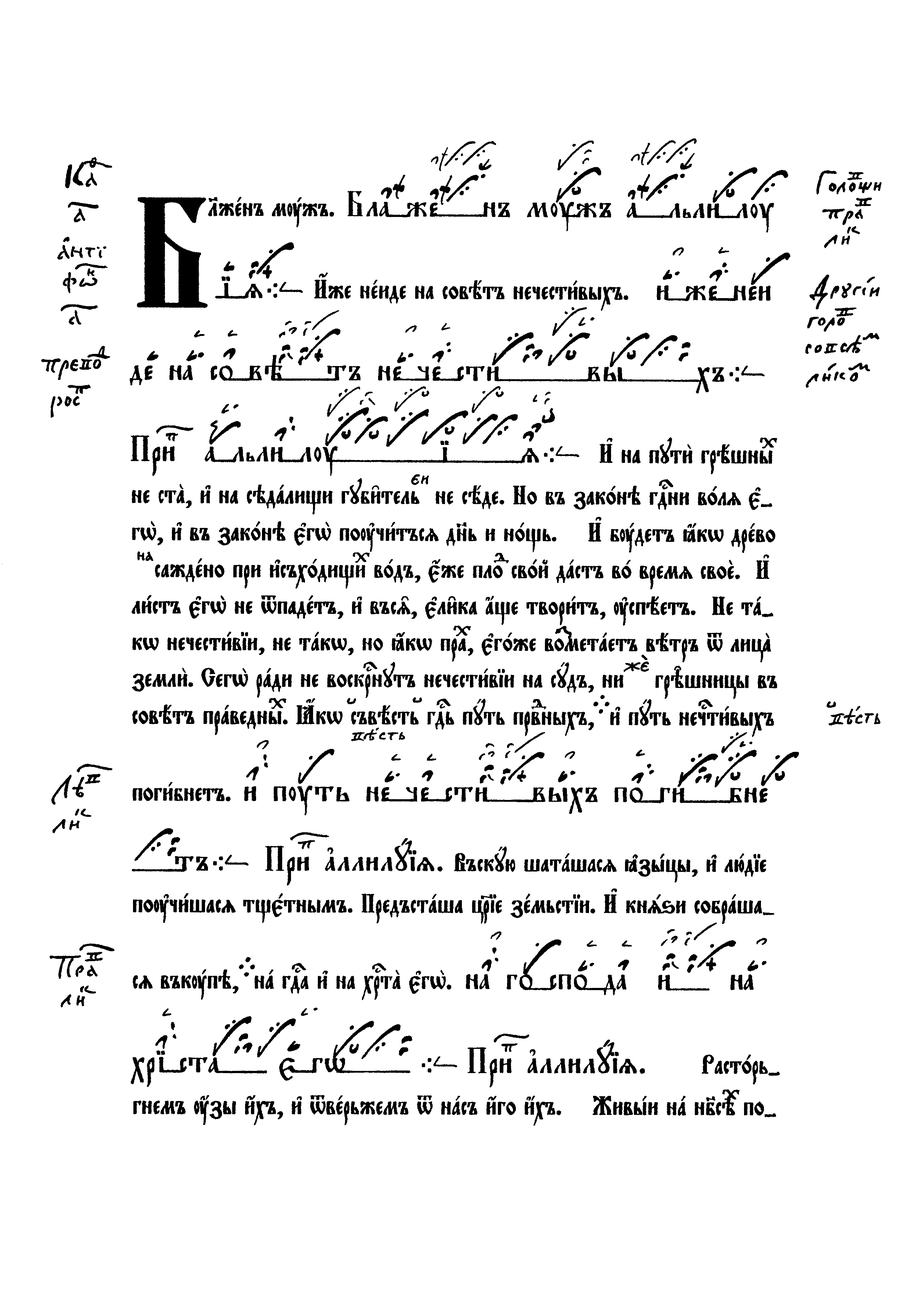
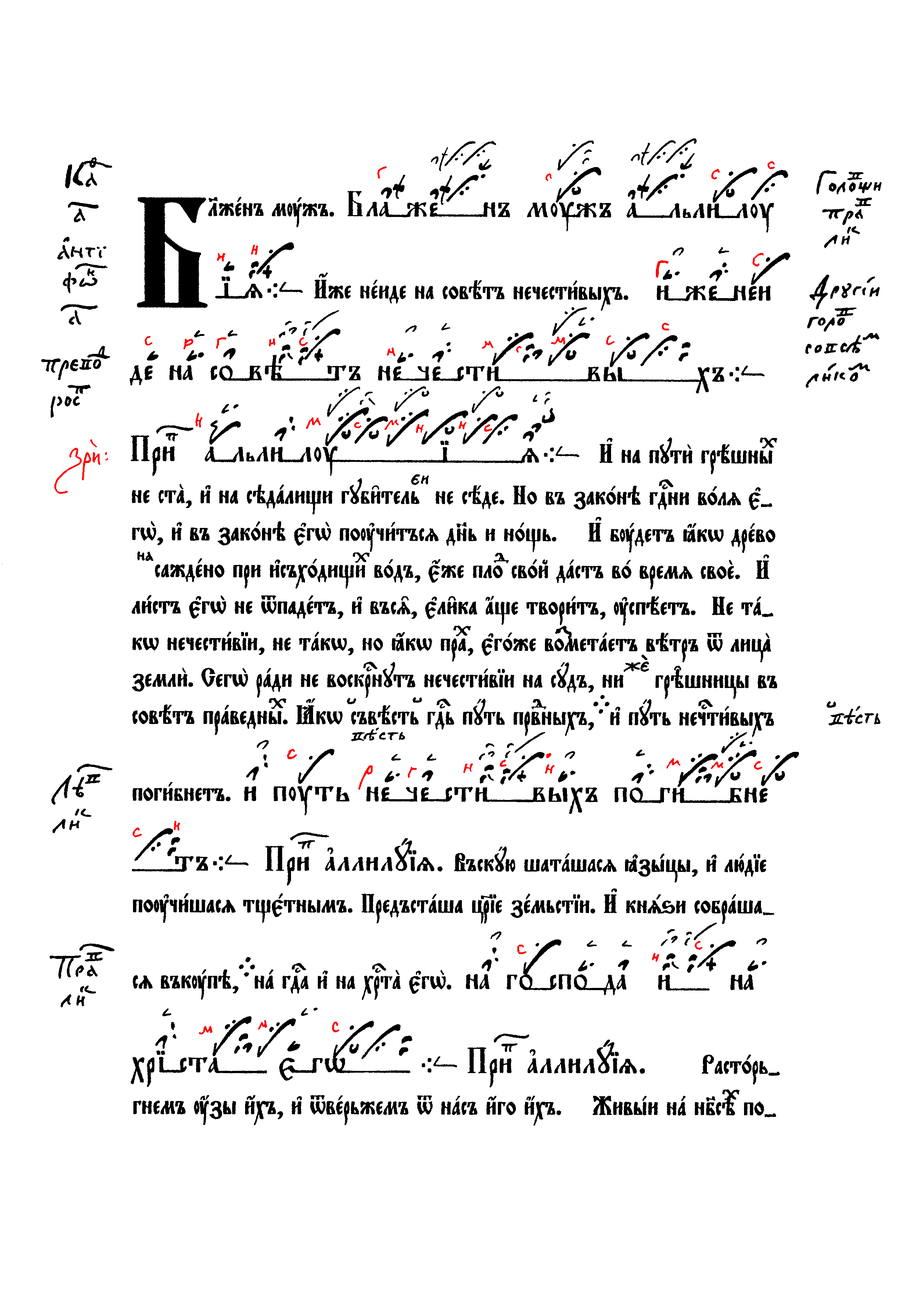
Comparing the layer stacks of the two (923, 1304) images. Changes:
showed "Червила" over [54,161,878,1035]
